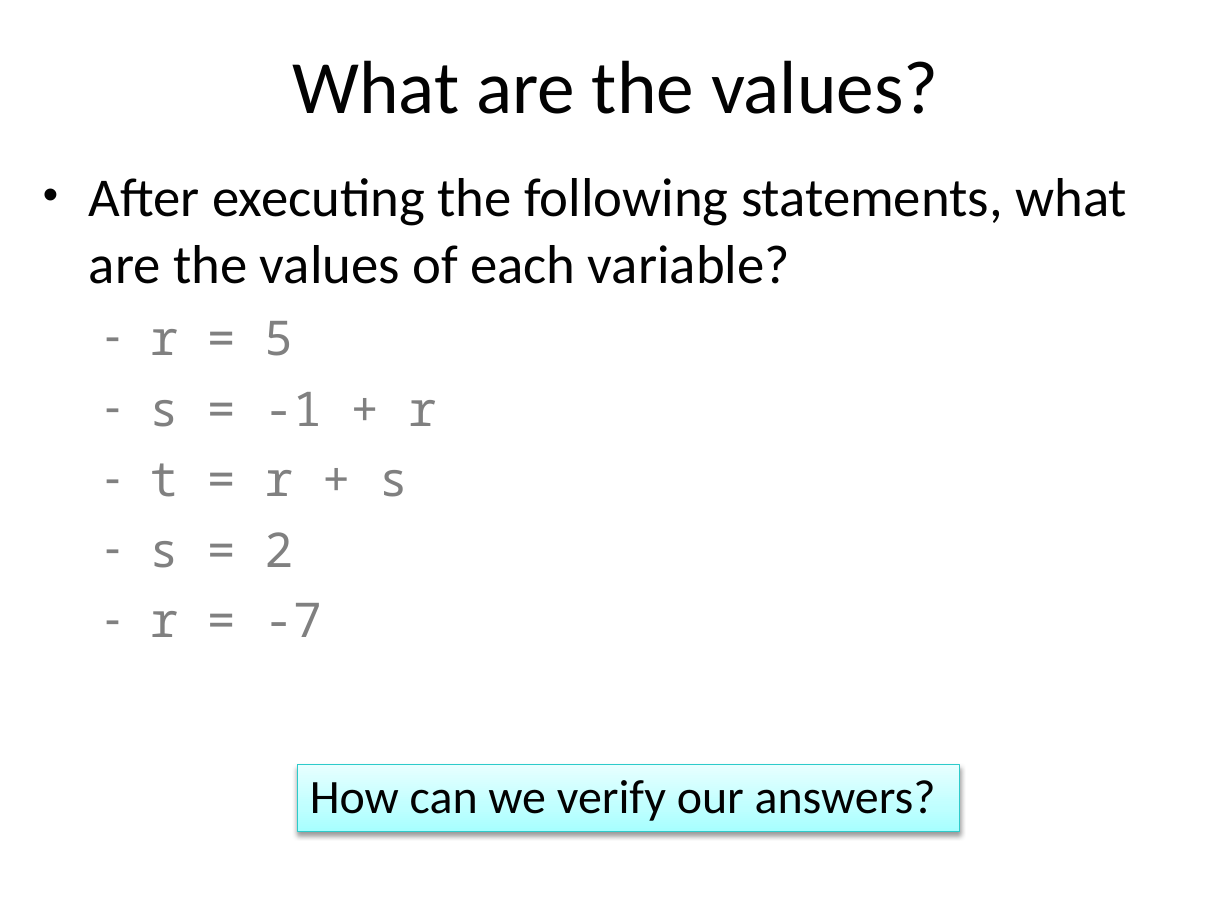
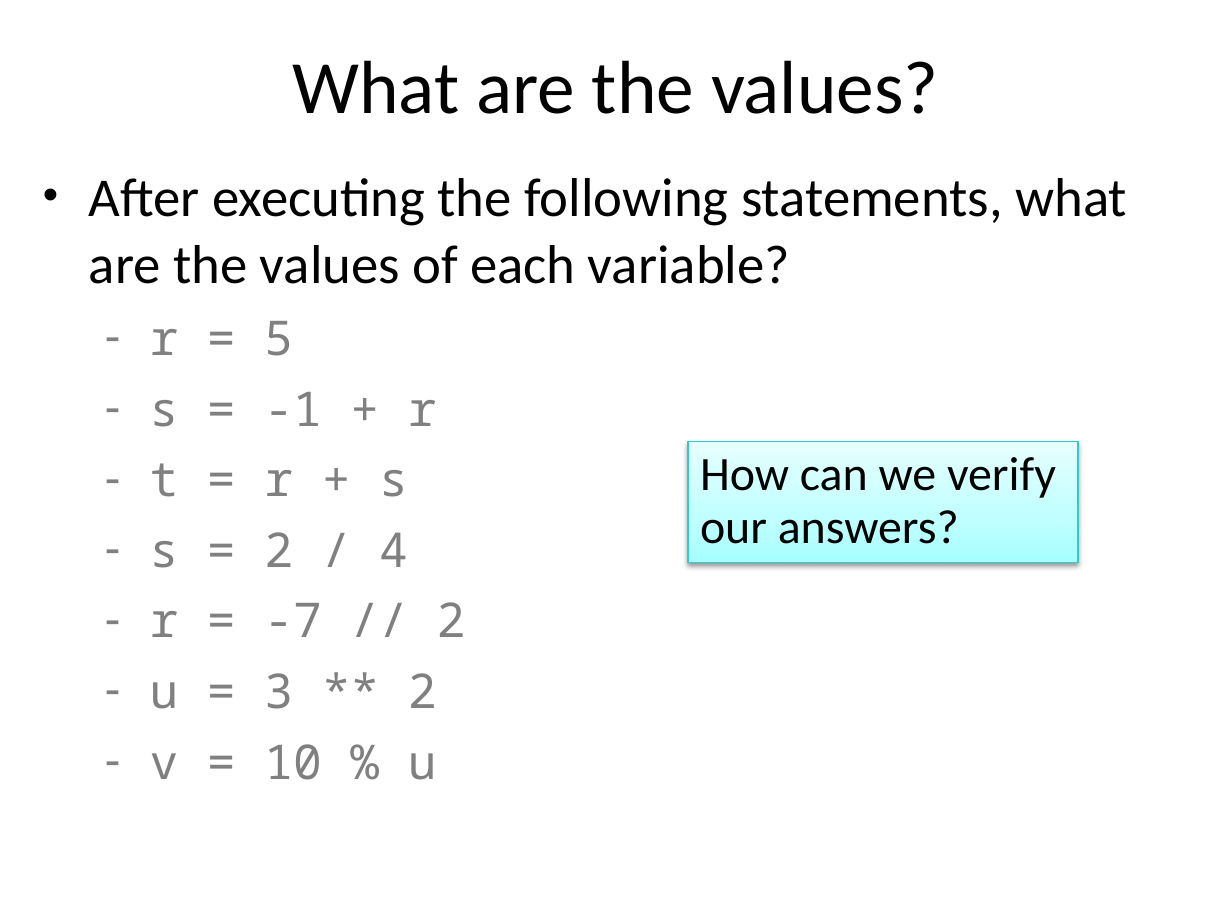
Before and after one commit to emhill/117-S15, a slide deck: slide 42 of src/morea/materials/04-python-intro.pptx (slide 40 before the commit). Drawn at 1232x924 pixels with LibreOffice and Linux fonts; fonts in the diff are those of the drawing. Boxes give left, top, right and bottom in pixels: in the first picture for what was removed or moved away, otherwise in the second. Text is boxed around its words. In the diff, an @@ line names an element or a change of style, - is before the commit and + after.

```diff
--- a/src/morea/materials/04-python-intro.pptx
+++ b/src/morea/materials/04-python-intro.pptx
@@ rectangle "How can we verify our ...": place and size @@
-rectangle "How can we verify our ..." at box(298, 765, 960, 832)
+rectangle "How can we verify our ..." at box(687, 441, 1078, 562)
@@ text at box(150, 532, 466, 780): text changed @@
-  ‑ s = 2
-  ‑ r = -7
+  ‑ s = 2 / 4
+  ‑ r = -7 // 2
+  ‑ u = 3 ** 2
+  ‑ v = 10 % u
```
Also in this commit, not shown: 10 other slides changed, 2 slides added, 1 slide removed, 6 other files.
